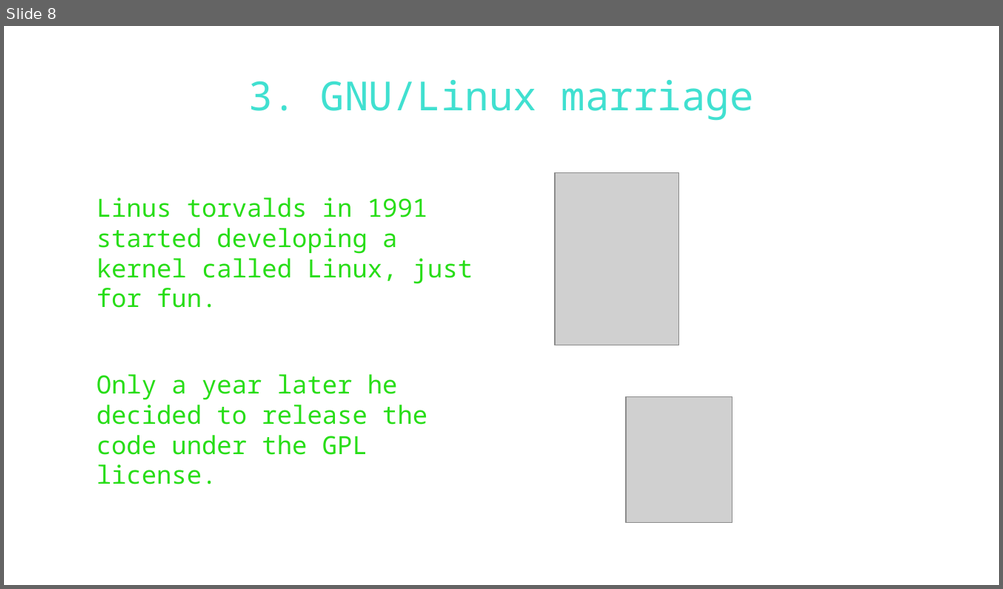
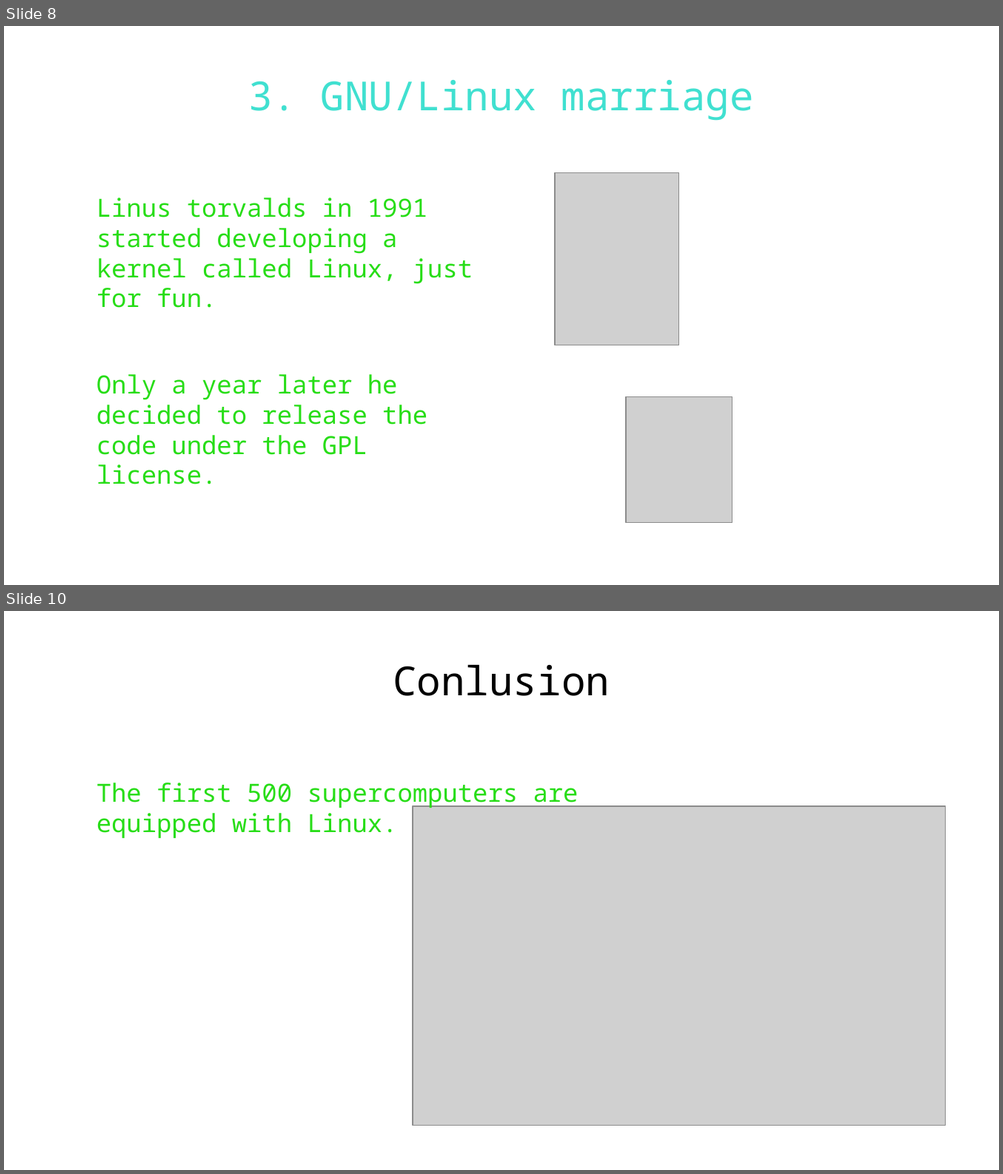
Before and after one commit to WAPEETY/open-source-presentation, a slide deck: open_source.odp. Shown one above the other, each under a label of ours: slide 8 before the commit, slides 8 and 10 after it; the slides between them are not shown. The pictures are 1003x589 and 1003x1174 pixels, drawn with LibreOffice and Linux fonts; fonts in the diff are those of the drawing; grey boxes stand for pictures; background and template pictures are left out. Boxes give left, top, right and bottom in pixels: in the first picture for what was removed or moved away, otherwise in the second. Text is boxed around its words. In the diff, an @@ line names an element or a change of style, - is before the commit and + after.

Commit message:
first demo of presentation complete

```diff
--- a/open_source.odp
+++ b/open_source.odp
@@ slide 10 added at box(4, 611, 999, 1170), background picture (left out) @@
@@ title added at box(392, 664, 609, 696), 32 pt, text #000000 @@
+Conlusion
@@ text added at box(96, 783, 578, 838), 20 pt, text #27DD17 @@
+The first 500 supercomputers are equipped with Linux.
@@ picture added at box(412, 806, 946, 1125) @@
```
Also in this commit, not shown: 1 slide changed, 2 other slides added, 1 slide removed, 1 other file.
